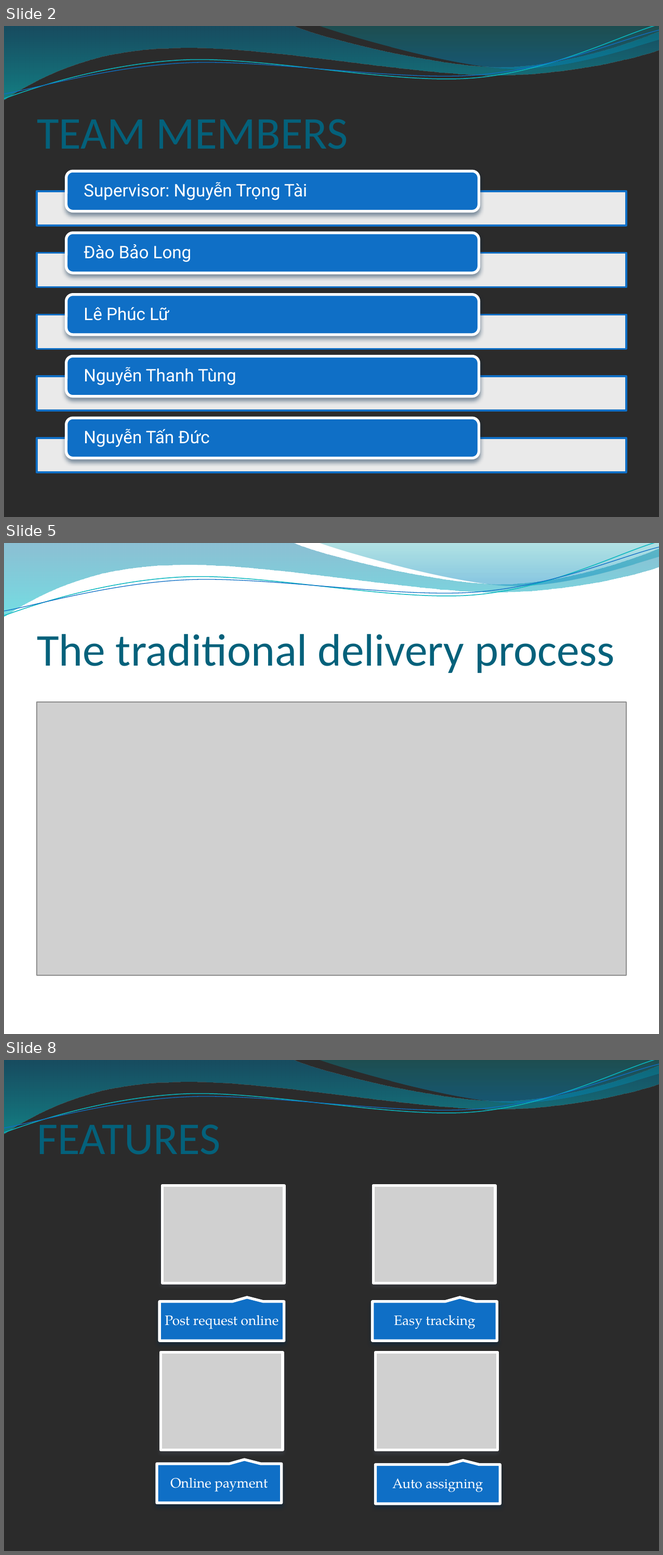
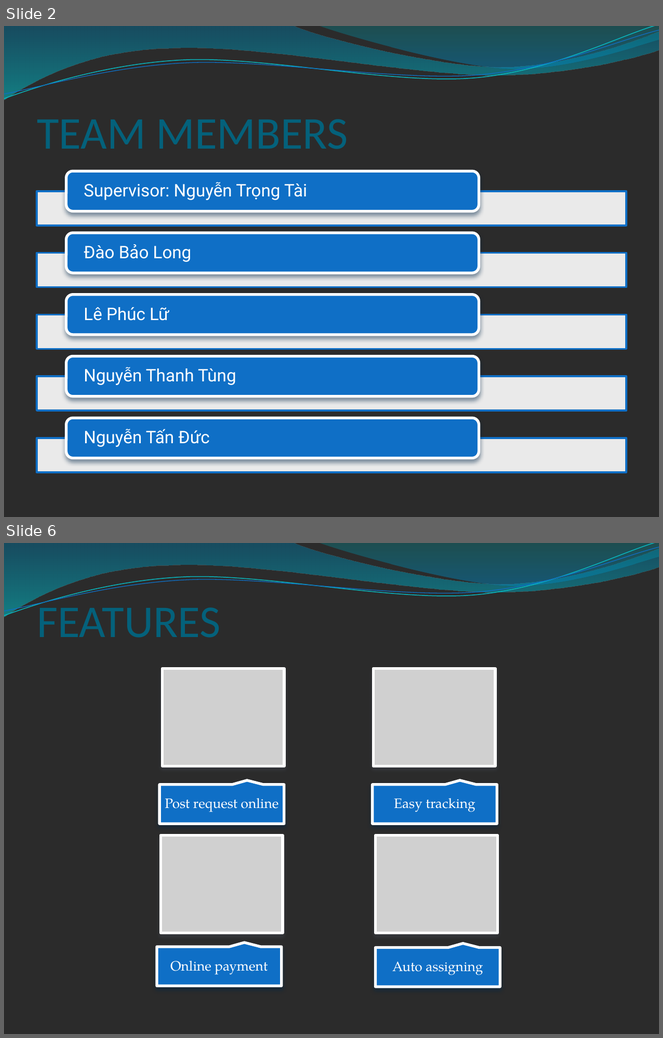
Before and after one commit to longdao2904/capstone-project-teamx, a slide deck: wiki/document/THE i-DELIVER SYSTEM.pptx. Shown one above the other, each under a label of ours: slides 2, 5 and 8 before the commit, slides 2 and 6 after it; the slides between them are not shown. The pictures are 663x1555 and 663x1038 pixels, drawn with LibreOffice and Linux fonts; fonts in the diff are those of the drawing; grey boxes stand for pictures; background and template pictures are left out; a plain dark background stands for a picture behind light text. Boxes give left, top, right and bottom in pixels: in the first picture for what was removed or moved away, otherwise in the second. Text is boxed around its words. In the diff, an @@ line names an element or a change of style, - is before the commit and + after.

```diff
--- a/wiki/document/THE i-DELIVER SYSTEM.pptx
+++ b/wiki/document/THE i-DELIVER SYSTEM.pptx
@@ slide 5 removed at [4,543,659,1034], background picture (left out); not listed: 4 template elements that a slide beside it also shows @@
@@ title removed at [37,634,615,673] @@
-The traditional delivery process
@@ picture removed at [37,702,626,976] @@
@@ what was slide 8 is now slide 6 @@
```
Also in this commit, not shown: 7 slides changed, 1 slide added, 2 other slides removed.
